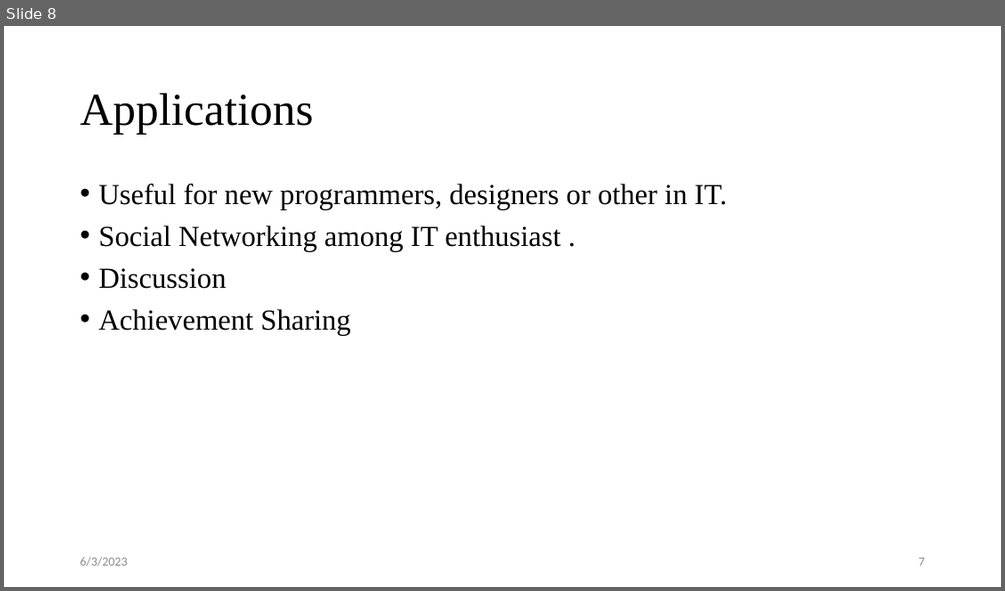
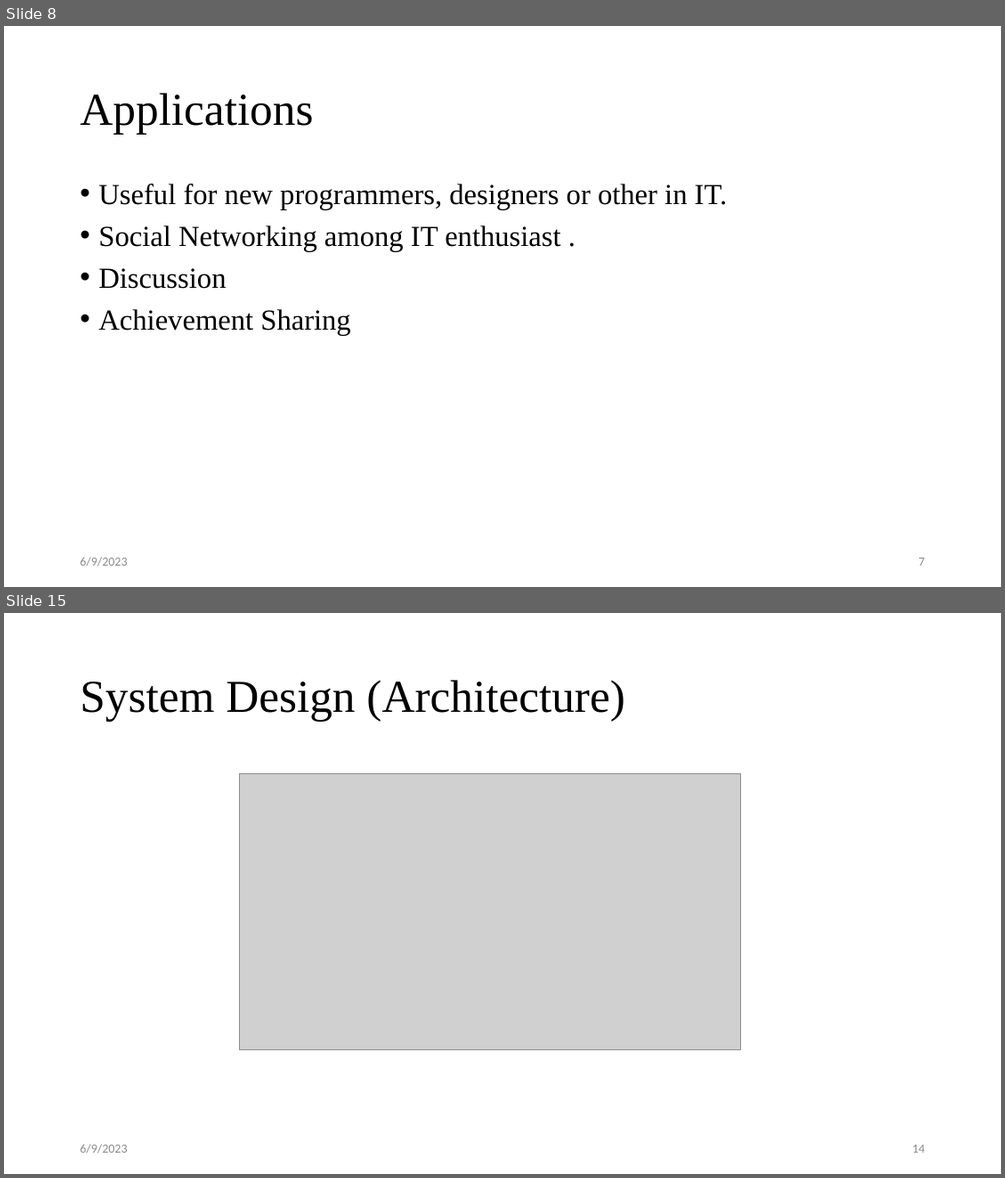
Before and after one commit to sushantbramhacharya/CodeConnect, a slide deck: Defense of Project Slides.pptx. Shown one above the other, each under a label of ours: slide 8 before the commit, slides 8 and 15 after it; the slides between them are not shown. The pictures are 1005x591 and 1005x1178 pixels, drawn with LibreOffice and Linux fonts; fonts in the diff are those of the drawing; grey boxes stand for pictures. Boxes give left, top, right and bottom in pixels: in the first picture for what was removed or moved away, otherwise in the second. Text is boxed around its words. In the diff, an @@ line names an element or a change of style, - is before the commit and + after.

```diff
--- a/Defense of Project Slides.pptx
+++ b/Defense of Project Slides.pptx
@@ slide 15 added at box(4, 613, 1001, 1174), background #FFFFFF @@
@@ title added at box(80, 680, 625, 721), 44 pt, text #000000 @@
+System Design (Architecture)
@@ picture added at box(240, 774, 741, 1050) @@
@@ text added at box(80, 1143, 127, 1153), 12 pt, text #8C8C8C @@
+6/9/2023
@@ page number added at box(912, 1144, 924, 1152), 12 pt, text #8C8C8C @@
+14
@@ slide 8 changed as well @@
@@ text at box(80, 556, 127, 566): text changed @@
-6/3/2023
+6/9/2023
```
Also in this commit, not shown: 9 other slides changed, 12 other slides added, 8 other files.
